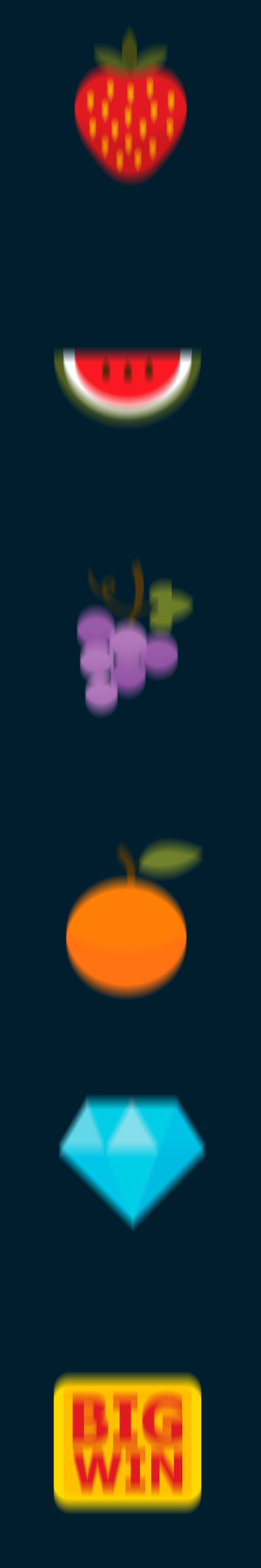
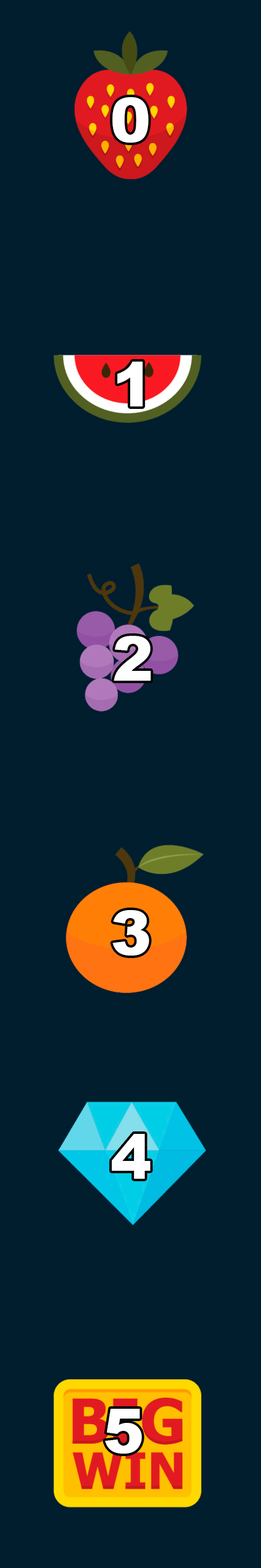
Comparing the layer stacks of the two 261px x 1568px images. Changes:
added group "Textos" with 6 layers above "fruits copia 2" over (105, 97, 152, 1454)
added layer "5" in group "Textos" over (105, 1408, 143, 1454)
added layer "4" in group "Textos" over (111, 1133, 151, 1179)
added layer "3" in group "Textos" over (112, 910, 150, 956)
added layer "2" in group "Textos" over (113, 635, 152, 681)
added layer "1" in group "Textos" over (117, 361, 144, 407)
added layer "0" in group "Textos" over (112, 97, 149, 143)
hid "fruits copia 2" over (50, 23, 211, 1516)
showed "fruits" over (50, 23, 211, 1516)
